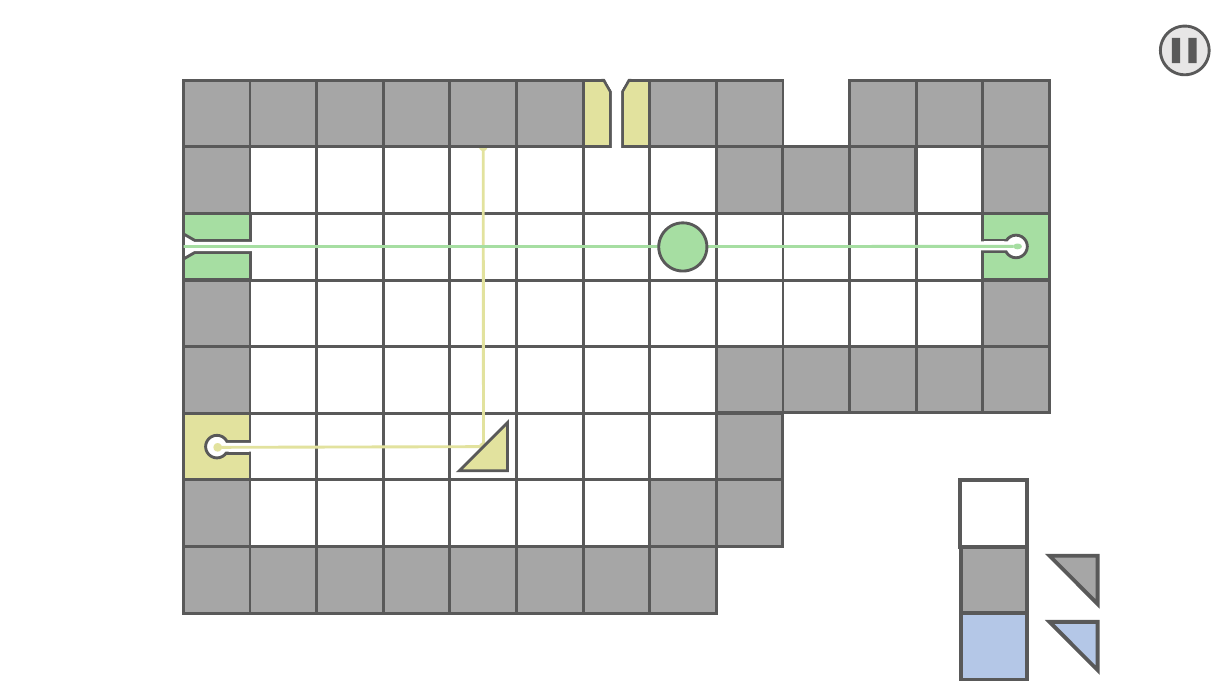
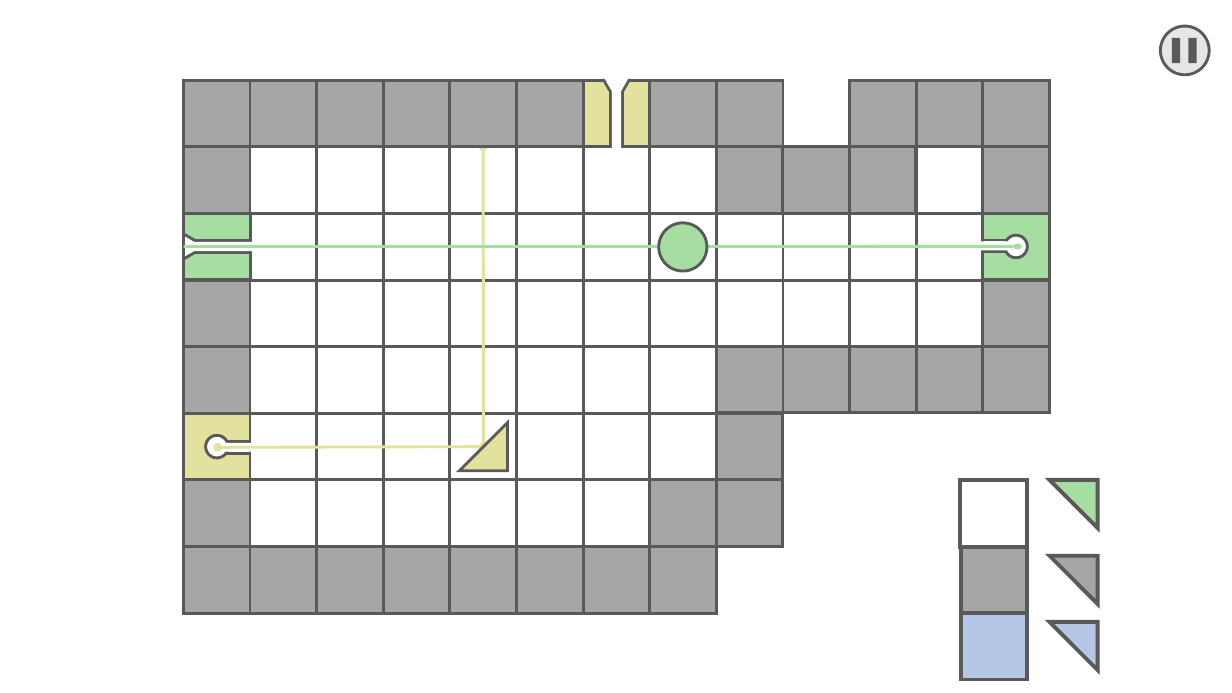
Before and after one commit to heyzac/Coloring, a slide deck: slide 5 of Planning Documents/Screen Only.pptx. Drawn at 1232x693 pixels with LibreOffice and Linux fonts; fonts in the diff are those of the drawing. Boxes give left, top, right and bottom in pixels: in the first picture for what was removed or moved away, otherwise in the second. Text is boxed around its words. In the diff, an @@ line names an element or a change of style, - is before the commit and + after.

```diff
--- a/Planning Documents/Screen Only.pptx
+++ b/Planning Documents/Screen Only.pptx
@@ diag stripe added at (1050, 480, 1098, 528), fill #A6DEA2, outline #595959 3 pt @@
```
Also in this commit, not shown: 10 other files.
